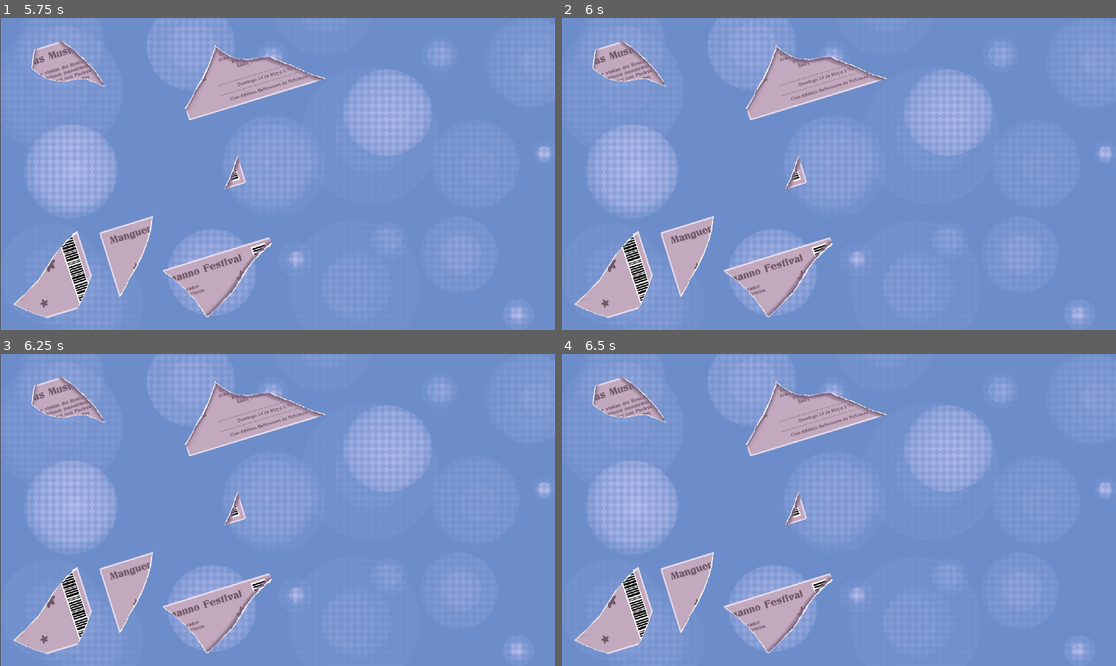
Above: before the commit, frames 1-4 (two rows, left to right).
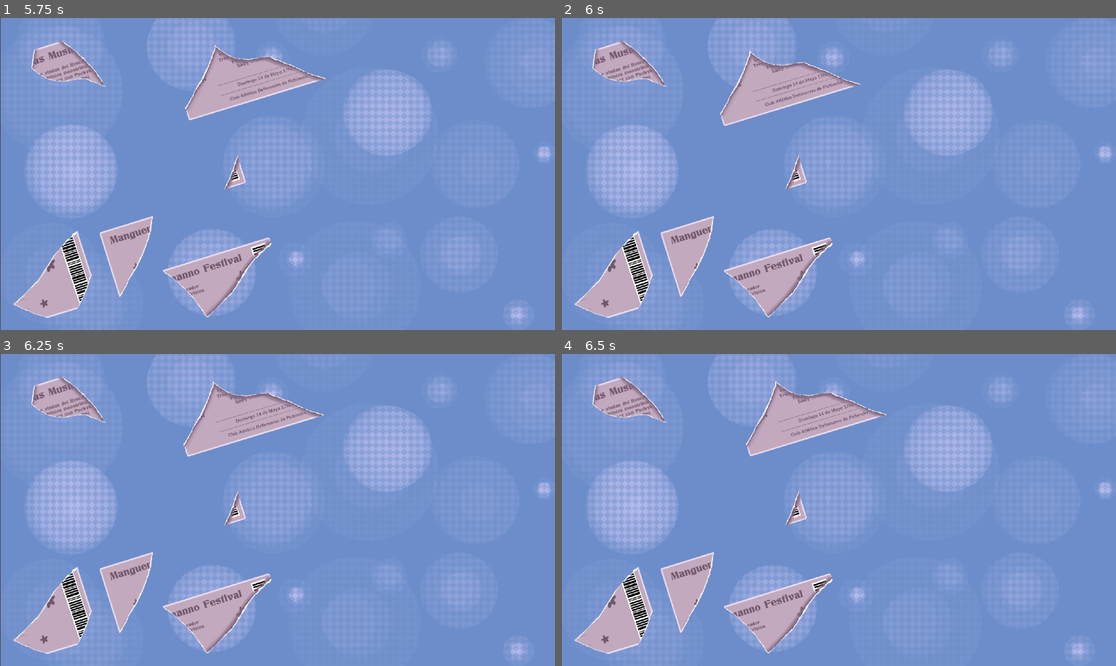
Above: after the commit, the same moments.

Repository: nadiadecar/WomensGameJam2023
Game: Godot game, scene res://Escenas/puzzle_entradas.tscn
Same seed, same stepped clock (60 frames per second), same inputs: the game is played once before the commit and once after it. The project has no main scene, so this scene is started directly.
Inputs (mouse positions are in pixels of both pictures, inside the frame that each line leads up to):
- Up to frame 1 (5.75 s): tap Enter at 0.5, 2, 3.5 s; move the mouse to (127, 255) at 0.52 s; click (127, 255) at 0.6 s; tap Space at 1.25, 2.75, 4.25 s; move the mouse to (166, 189) at 1.27 s; click (166, 189) at 1.35 s; move the mouse to (333, 105) at 2.02 s; click (333, 105) at 2.1 s; move the mouse to (249, 236) at 2.77 s; click (249, 236) at 2.85 s; move the mouse to (444, 220) at 3.52 s; click (444, 220) at 3.6 s; move the mouse to (111, 127) at 4.27 s; click (111, 127) at 4.35 s; move the mouse to (305, 174) at 5.02 s; click (305, 174) at 5.1 s
- Up to frame 2 (6 s): move the mouse to (755, 96) at 5.77 s; click (755, 96) at 5.85 s
- Up to frame 3 (6.25 s): no input
- Up to frame 4 (6.5 s): no input

Frame 1 is identical in both runs. In frame 2, 2.5% of the frame differs, in the area x 28-59%, y 8-35%; in frame 3, 0.5%; in frame 4, less than 0.1%.

Commit message:
Se puede armar la entrada completa

Diff:
--- a/Escenas/entradas/entrada_2.tscn
+++ b/Escenas/entradas/entrada_2.tscn
@@ -13,3 +13,5 @@
 
 [node name="CollisionPolygon2D" type="CollisionPolygon2D" parent="Area2D"]
 polygon = PackedVector2Array(-244, 89, -230, 130, 244, -11, 46, -91, -30, -73, -85, -85, -142, -130, -179, -20)
+
+[connection signal="input_event" from="Area2D" to="." method="_on_area_2d_input_event"]
--- a/Escenas/entradas/entrada_3.tscn
+++ b/Escenas/entradas/entrada_3.tscn
@@ -13,3 +13,5 @@
 
 [node name="CollisionPolygon2D" type="CollisionPolygon2D" parent="Area2D"]
 polygon = PackedVector2Array(-126, -55, -31, -84, 115, 74, 42, 42, -32, 60, -134, 13)
+
+[connection signal="input_event" from="Area2D" to="." method="_on_area_2d_input_event"]
--- a/Escenas/entradas/entrada_4.tscn
+++ b/Escenas/entradas/entrada_4.tscn
@@ -13,3 +13,5 @@
 
 [node name="CollisionPolygon2D" type="CollisionPolygon2D" parent="Area2D"]
 polygon = PackedVector2Array(178, -136, -189, -23, -96, 54, -35, 137, 53, 53, 117, -47, 191, -116)
+
+[connection signal="input_event" from="Area2D" to="." method="_on_area_2d_input_event"]
--- a/Escenas/entradas/entrada_5.tscn
+++ b/Escenas/entradas/entrada_5.tscn
@@ -13,3 +13,5 @@
 
 [node name="CollisionPolygon2D" type="CollisionPolygon2D" parent="Area2D"]
 polygon = PackedVector2Array(86, -154, 136, 4, 87, 118, -18, 152, -137, 103, -50, 21)
+
+[connection signal="input_event" from="Area2D" to="." method="_on_area_2d_input_event"]
--- a/Escenas/puzzle_entradas.tscn
+++ b/Escenas/puzzle_entradas.tscn
@@ -28,23 +28,23 @@
 texture = ExtResource("2_xsco2")
 
 [node name="DropZoneE1" parent="." instance=ExtResource("3_vesj8")]
-position = Vector2(195, 547)
+position = Vector2(201, 584)
 script = ExtResource("4_et6jh")
 
 [node name="DropZoneE2" parent="." instance=ExtResource("3_vesj8")]
-position = Vector2(375, 642)
+position = Vector2(423, 641)
 script = ExtResource("5_20fd2")
 
 [node name="DropZoneE3" parent="." instance=ExtResource("3_vesj8")]
-position = Vector2(377, 488)
+position = Vector2(414, 501)
 script = ExtResource("6_74qo7")
 
 [node name="DropZoneE4" parent="." instance=ExtResource("3_vesj8")]
-position = Vector2(566, 439)
+position = Vector2(579, 445)
 script = ExtResource("7_4vygl")
 
 [node name="DropZoneE5" parent="." instance=ExtResource("3_vesj8")]
-position = Vector2(724, 502)
+position = Vector2(684, 477)
 script = ExtResource("8_1umq6")
 
 [node name="6" type="Sprite2D" parent="."]
--- a/Scripts/entrada/drop_zone_e1.gd
+++ b/Scripts/entrada/drop_zone_e1.gd
@@ -2,7 +2,8 @@
 
 func _draw():
 	var puntos = PackedVector2Array()
-	puntos = [Vector2(123,-110), Vector2(-20,220), Vector2(-90,-50)]
+	puntos = [Vector2(123,-160), Vector2(-20,180), Vector2(-90,-90)]
 	var color = PackedColorArray()
 	color = [Color.TRANSPARENT]
+#	color = [Color.ANTIQUE_WHITE]
 	draw_polygon(puntos, color)
--- a/Scripts/entrada/drop_zone_e2.gd
+++ b/Scripts/entrada/drop_zone_e2.gd
@@ -2,7 +2,8 @@
 
 func _draw():
 	var puntos = PackedVector2Array()
-	puntos = [Vector2(293,-10), Vector2(-190,140), Vector2(-200,100), Vector2(-90,-130)]
+	puntos = [Vector2(253,-20), Vector2(-230,130), Vector2(-240,90), Vector2(-130,-140)]
 	var color = PackedColorArray()
 	color = [Color.TRANSPARENT]
+#	color = [Color.WHITE]
 	draw_polygon(puntos, color)
--- a/Scripts/entrada/drop_zone_e3.gd
+++ b/Scripts/entrada/drop_zone_e3.gd
@@ -2,7 +2,8 @@
 
 func _draw():
 	var puntos = PackedVector2Array()
-	puntos = [Vector2(20,-80), Vector2(170,90), Vector2(-90,40), Vector2(-90,-50)]
+	puntos = [Vector2(-10,-90), Vector2(140,80), Vector2(-120,30), Vector2(-120,-60)]
 	var color = PackedColorArray()
 	color = [Color.TRANSPARENT]
+#	color = [Color.WHITE]
 	draw_polygon(puntos, color)
--- a/Scripts/entrada/drop_zone_e4.gd
+++ b/Scripts/entrada/drop_zone_e4.gd
@@ -2,7 +2,8 @@
 
 func _draw():
 	var puntos = PackedVector2Array()
-	puntos = [Vector2(200,-140), Vector2(110,5), Vector2(-10,150), Vector2(-170,-20)]
+	puntos = [Vector2(200,-150), Vector2(100,-5), Vector2(-35,130), Vector2(-180,-30)]
 	var color = PackedColorArray()
 	color = [Color.TRANSPARENT]
+#	color = [Color.WHITE]
 	draw_polygon(puntos, color)
--- a/Scripts/entrada/drop_zone_e5.gd
+++ b/Scripts/entrada/drop_zone_e5.gd
@@ -2,7 +2,8 @@
 
 func _draw():
 	var puntos = PackedVector2Array()
-	puntos = [Vector2(100,-30), Vector2(50,100), Vector2(-70,130), Vector2(-180,80), Vector2(50,-200)]
+	puntos = [Vector2(140,-10), Vector2(90,130), Vector2(-30,150), Vector2(-140,100), Vector2(90,-180)]
 	var color = PackedColorArray()
 	color = [Color.TRANSPARENT]
+#	color = [Color.WHITE]
 	draw_polygon(puntos, color)
--- a/Scripts/piezas_puzzle.gd
+++ b/Scripts/piezas_puzzle.gd
@@ -27,6 +27,5 @@
 			for child in espacios:
 				var distancia = global_position.distance_to(child.global_position)
 				if distancia < minima_distancia:
-					child.seleccionado()
 					punto_soltado = child.global_position
 					minima_distancia = distancia
